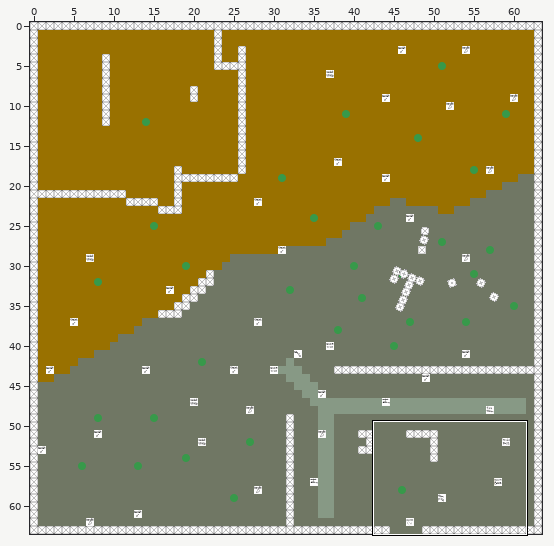
Two versions of a level (Tiled map, res/map.tmx). The first picture is a wide view before the edit; the outline marks the close-up.
Close-up. The starting point:
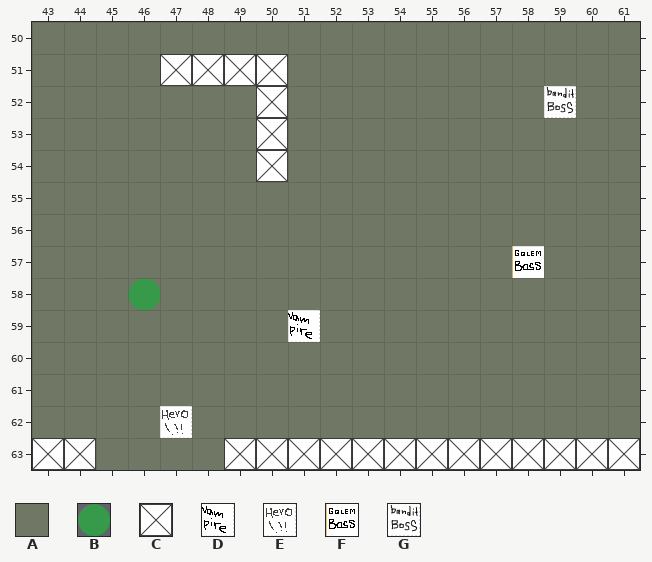
Cells are 32x32 px. Shown: x 43..61, y 50..63. The commit also changed other parts of the map, which this record leaves out.
Key: from "tiles": A 1, B 4 "tree", C 5 "stonewall", D 12 "vampire", E 13 "hero", F 18 "golemboss", G 19 "banditboss".
_ is an empty cell, # one hidden under a higher layer.
Layer "Tiles" before, first column x 43:
50 AAAAAAAAAAAAAAAAAAA
51 AAAA####AAAAAAAAAAA
52 AAAAAAA#AAAAAAAA#AA
53 AAAAAAA#AAAAAAAAAAA
54 AAAAAAA#AAAAAAAAAAA
55 AAAAAAAAAAAAAAAAAAA
56 AAAAAAAAAAAAAAAAAAA
57 AAAAAAAAAAAAAAA#AAA
58 AAAAAAAAAAAAAAAAAAA
59 AAAAAAAA#AAAAAAAAAA
60 AAAAAAAAAAAAAAAAAAA
61 AAAAAAAAAAAAAAAAAAA
62 AAAA#AAAAAAAAAAAAAA
63 ##AAAA#############
Layer "Obstacles" before, first column x 43:
50 ___________________
51 ____CCCC___________
52 _______C___________
53 _______C___________
54 _______C___________
55 ___________________
56 ___________________
57 ___________________
58 ___B_______________
59 ___________________
60 ___________________
61 ___________________
62 ___________________
63 CC____CCCCCCCCCCCCC
Once edited:
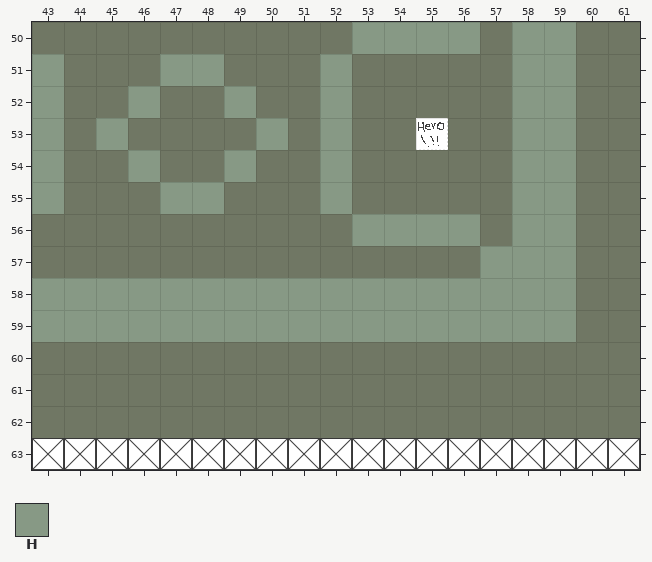
Further tiles: from "tiles": H 0.
Diff:
Layer "Tiles":
There is now tile H in row 51 at x 47 to 48; in row 52 at x 59; in row 53 at x 50; in row 57 at x 58; in row 59 at x 51.
The edit turns tile A into tile H in row 50 at x 53 to 56 and 58 to 59; in row 51 at x 43, 52 and 58 to 59; in row 52 at x 43, 46, 49, 52 and 58; in row 53 at x 43, 45, 52 and 58 to 59; in row 54 at x 43, 46, 49, 52 and 58 to 59; in row 55 at x 43, 47 to 48, 52 and 58 to 59.
The edit turns tile A into tile H in row 56 at x 53 to 56 and 58 to 59; in row 57 at x 57 and 59; in row 58 at x 43 to 59; in row 59 at x 43 to 50 and 52 to 59.
Layer "Obstacles":
There is now tile C in row 63 at x 45 to 48.
The author cleared tile B in row 58 at x 46.
The author cleared tile C in row 51 at x 47 to 50; in rows 52 to 54 at x 50.
Layer "Objects":
There is now tile E in row 53 at x 55.
The author cleared tile D in row 59 at x 51.
The author cleared tile E in row 62 at x 47.
The author cleared tile F in row 57 at x 58.
The author cleared tile G in row 52 at x 59.
